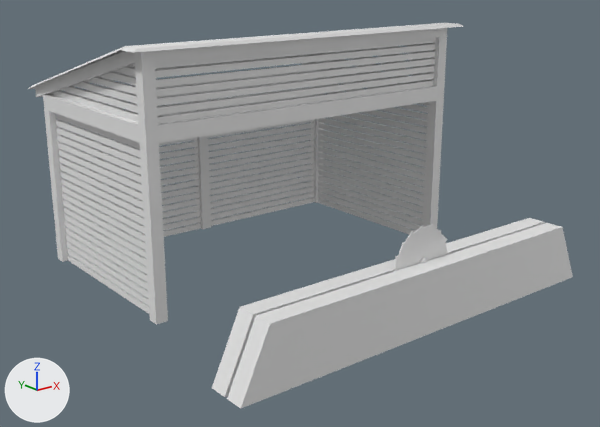
The FBX model Unity Project/P8 Rhineland/Assets/Prefabs/Models/Sawmill/LVL1/Mesh/Sawmill_lvl1.fbx, before and after one commit.
Both versions are drawn from a 50 mm lens placed at (-8.51, -11.97, 5.3), pointed at (0.18, -1.11, 0.96). Lighting does not change. The marker at lower left points along +X, +Y and +Z. Where no turn or scale is listed for an object, it has been applied to the vertices.

Objects in the first picture: 'Sawmill_Lvl1'.
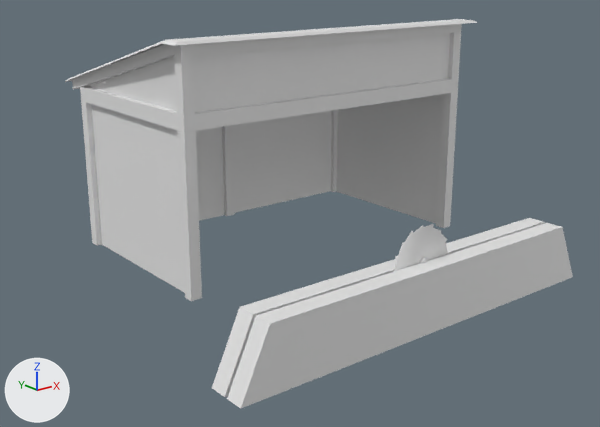
Location of each change, [x1, y1, x2, y2] in pixels of the pictures (600 x 427 px; the box of a moved part takes in the faces that stretch with it):
'Sawmill_Lvl1', reshaped (7% narrower): before [28, 23, 573, 409]; after [65, 19, 573, 409]
part 1 of me_sawmill_lvl1, moved or reshaped: before [28, 23, 463, 89]; after [65, 19, 478, 82]
part 2 of me_sawmill_lvl1, rebuilt (7% shorter): before [35, 28, 448, 325]; after [72, 24, 462, 301]
part 3 of me_sawmill_lvl1, deleted: before [53, 38, 436, 314]
part 4 of me_sawmill_lvl1, added: after [86, 33, 450, 293]

The change in detail:
me_sawmill_lvl1 is used by ob_sawmill_lvl1; location (0.0, 0.0, 0.0).
me_sawmill_lvl1 had 1082 vertices, 680 faces and spanned x -3.46..3.46, y -4.5..2.35, z 0.0..4.1.
me_sawmill_lvl1 now has 268 vertices, 261 faces and spans x -3.46..4.29, y -4.5..2.78, z 0.0..4.1.
me_sawmill_lvl1 part 1: the loose piece of 12 vertices spanning x -3.29..3.42, y -1.93..2.35, z 3.04..4.1 is moved by (0.87, 0.42, 0.0).
me_sawmill_lvl1 part 2: the loose piece of 84 vertices spanning x -3.07..3.07, y -1.73..2.19, z 0.0..4.07 is rebuilt with 84 vertices and now spans x -2.2..3.94, y -1.3..2.62, z 0.0..4.07.
me_sawmill_lvl1 part 3: 105 loose pieces with 840 vertices, spanning x -2.96..2.96, y -1.64..1.79, z 0.0..3.88, are deleted.
Part 4, on me_sawmill_lvl1:
18 vertices are added at x -2.1..3.84, y -1.2..2.32, z 0.0..3.87.
8 new vertices lie (0.0, 0.0, 2.74) away from vertices in x -2.1..3.84, y -1.1..2.2, z 0.0.
7 new faces join them.
